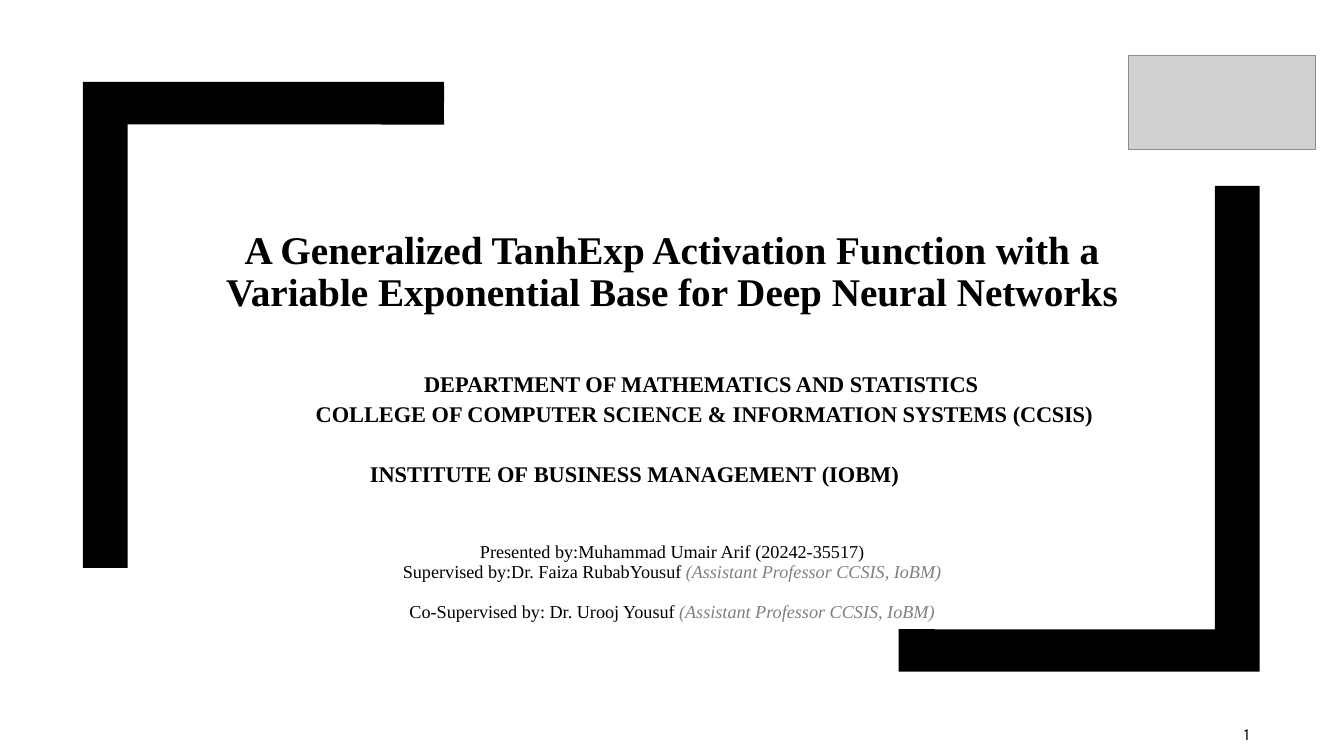
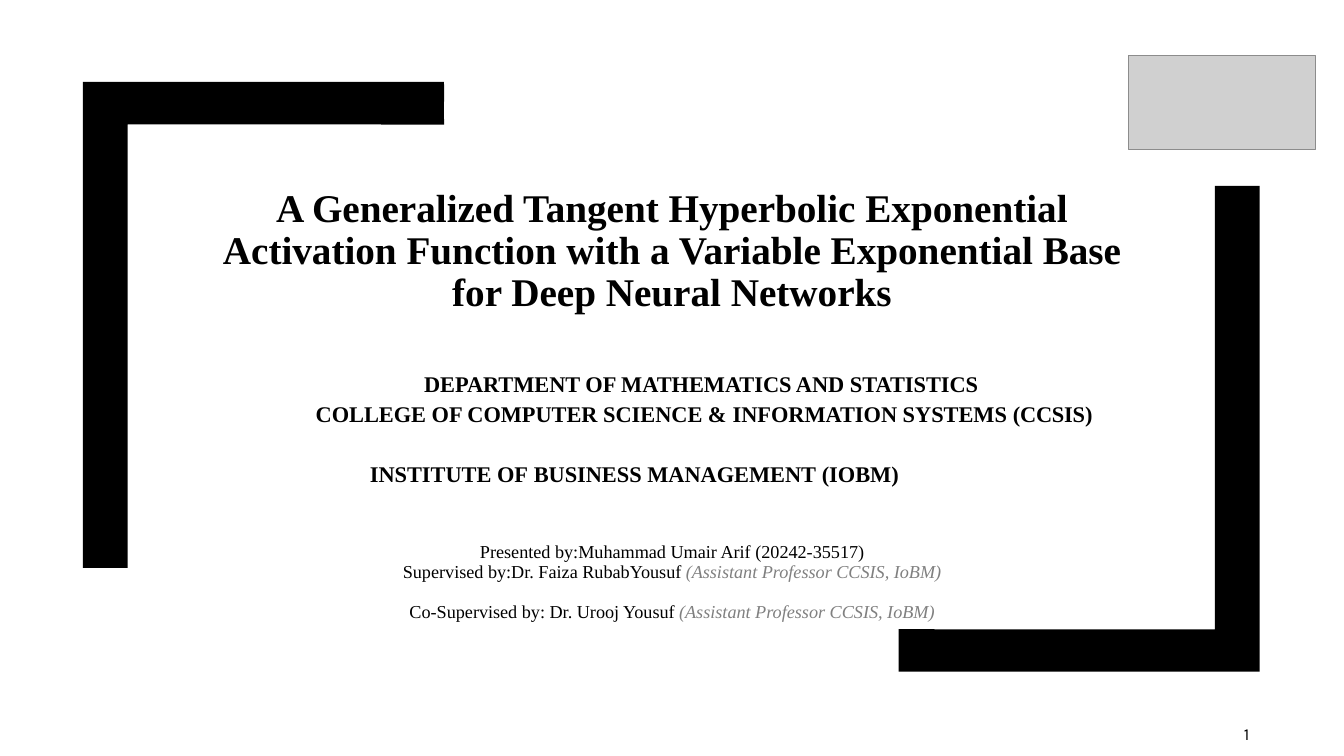
Before and after one commit to Umairnu/Research-Thesis-MS, a slide deck: slide 1 of Proposal and ppt/Tanhexp [Autosaved].pptx. Drawn at 1344x756 pixels with LibreOffice and Linux fonts; fonts in the diff are those of the drawing; grey boxes stand for pictures. Boxes give left, top, right and bottom in pixels: in the first picture for what was removed or moved away, otherwise in the second. Text is boxed around its words. In the diff, an @@ line names an element or a change of style, - is before the commit and + after.

```diff
--- a/Proposal and ppt/Tanhexp [Autosaved].pptx
+++ b/Proposal and ppt/Tanhexp [Autosaved].pptx
@@ title at [223,194,1121,314]: text changed @@
-A Generalized TanhExp Activation Function with a Variable Exponential Base for Deep Neural Networks
+A Generalized Tangent Hyperbolic Exponential Activation Function with a Variable Exponential Base for Deep Neural Networks
```
Also in this commit, not shown: 14 other slides changed, 12 slides added, 8 slides removed, 3 other files.
